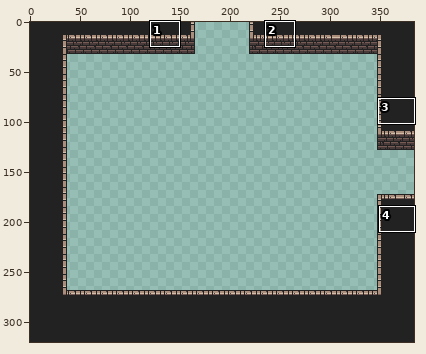
Sprite sheet, stored at assets/maps/room_cornerBottomLeft_foreground.png. The first picture is a wide view before the edit; the outline marks the close-up.
Close-up. Before the edit:
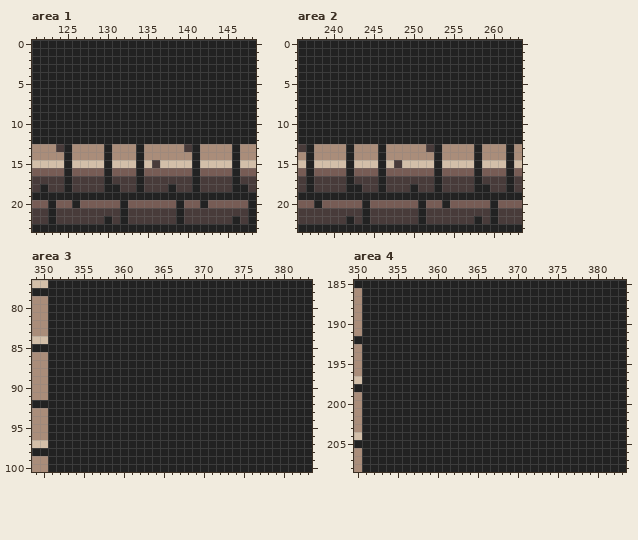
The file is 384x320 pixels. Shown: area 1: x 121..148, y 0..23; area 2: x 236..263, y 0..23; area 3: x 349..383, y 77..100; area 4: x 350..383, y 185..208.
The same view after the edit:
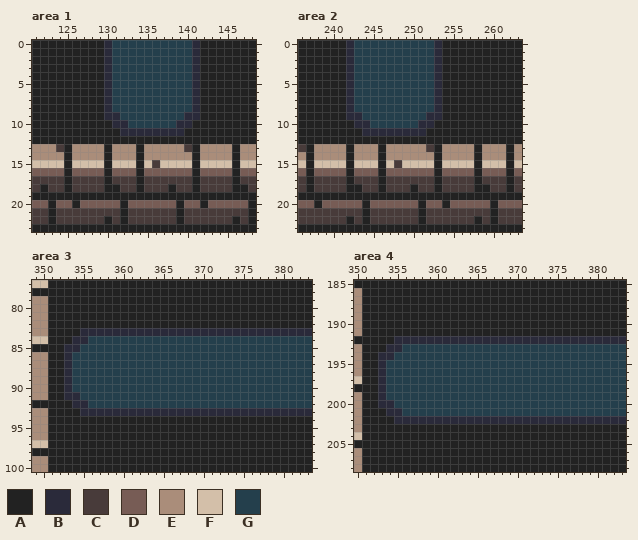
Palette (. is transparent): A #222222  B #2a2a3a  C #483b3a  D #775c55  E #aa8d7a  F #d3bfa9  G #243f4c
Change:
Changed rows in their new state; - is an unchanged pixel.
Area 1:
first column x 130:
 0 BGGGGGGGGGGB
 1 BGGGGGGGGGGB
 2 BGGGGGGGGGGB
 3 BGGGGGGGGGGB
 4 BGGGGGGGGGGB
 5 BGGGGGGGGGGB
 6 BGGGGGGGGGGB
 7 BGGGGGGGGGGB
 8 BGGGGGGGGGGB
 9 BBGGGGGGGGBB
10 -BBGGGGGGBB-
11 --BBBBBBBB--
Area 2:
first column x 242:
 0 BGGGGGGGGGGB
 1 BGGGGGGGGGGB
 2 BGGGGGGGGGGB
 3 BGGGGGGGGGGB
 4 BGGGGGGGGGGB
 5 BGGGGGGGGGGB
 6 BGGGGGGGGGGB
 7 BGGGGGGGGGGB
 8 BGGGGGGGGGGB
 9 BBGGGGGGGGBB
10 -BBGGGGGGBB-
11 --BBBBBBBB--
Area 3:
first column x 353:
 83 --BBBBBBBBBBBBBBBBBBBBBBBBBBBBB
 84 -BBGGGGGGGGGGGGGGGGGGGGGGGGGGGG
 85 BBGGGGGGGGGGGGGGGGGGGGGGGGGGGGG
 86 BGGGGGGGGGGGGGGGGGGGGGGGGGGGGGG
 87 BGGGGGGGGGGGGGGGGGGGGGGGGGGGGGG
 88 BGGGGGGGGGGGGGGGGGGGGGGGGGGGGGG
 89 BGGGGGGGGGGGGGGGGGGGGGGGGGGGGGG
 90 BGGGGGGGGGGGGGGGGGGGGGGGGGGGGGG
 91 BBGGGGGGGGGGGGGGGGGGGGGGGGGGGGG
 92 -BBGGGGGGGGGGGGGGGGGGGGGGGGGGGG
 93 --BBBBBBBBBBBBBBBBBBBBBBBBBBBBB
Area 4:
first column x 353:
192 --BBBBBBBBBBBBBBBBBBBBBBBBBBBBB
193 -BBGGGGGGGGGGGGGGGGGGGGGGGGGGGG
194 BBGGGGGGGGGGGGGGGGGGGGGGGGGGGGG
195 BGGGGGGGGGGGGGGGGGGGGGGGGGGGGGG
196 BGGGGGGGGGGGGGGGGGGGGGGGGGGGGGG
197 BGGGGGGGGGGGGGGGGGGGGGGGGGGGGGG
198 BGGGGGGGGGGGGGGGGGGGGGGGGGGGGGG
199 BGGGGGGGGGGGGGGGGGGGGGGGGGGGGGG
200 BBGGGGGGGGGGGGGGGGGGGGGGGGGGGGG
201 -BBGGGGGGGGGGGGGGGGGGGGGGGGGGGG
202 --BBBBBBBBBBBBBBBBBBBBBBBBBBBBB
Boxes around the changes in both close-ups, in picture pixels (x1, y1, x2, y2):
changed: (104, 40, 200, 136)
changed: (346, 40, 442, 136)
changed: (64, 328, 312, 416)
changed: (378, 336, 626, 424)
